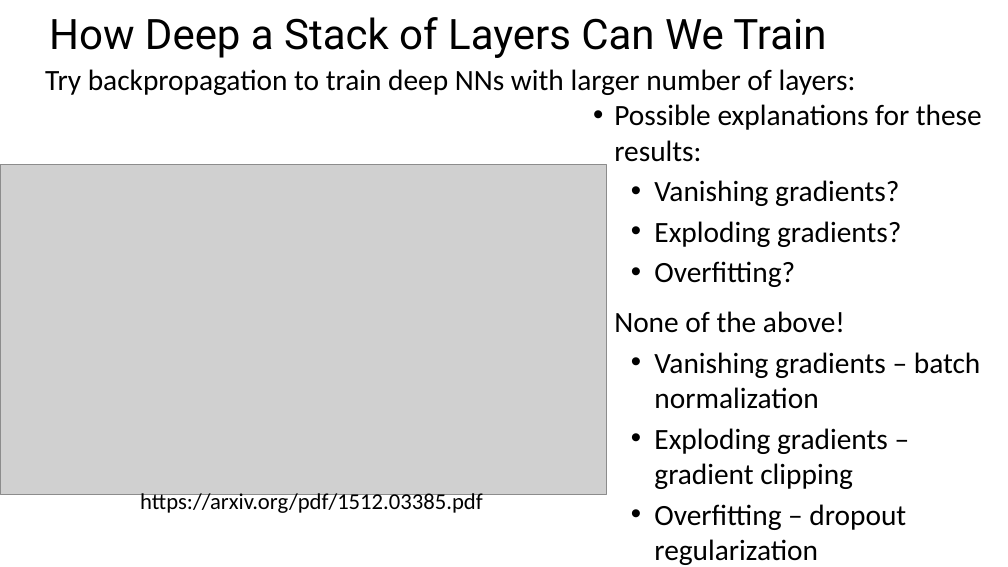
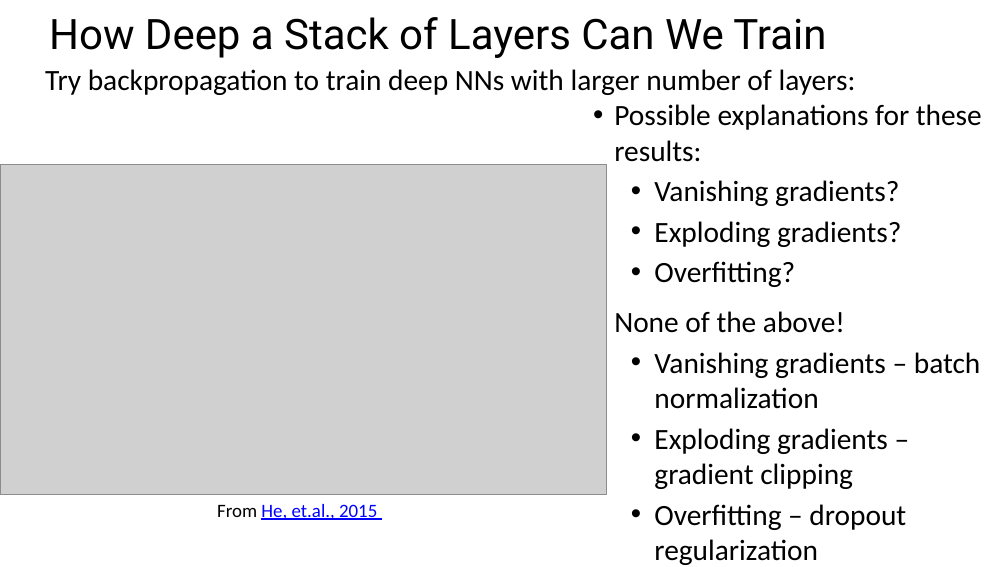
Before and after one commit to StephenElston/CSCI-E25, a slide deck: slide 43 of Slides/6_ConvolutionalNNs.pptx. Drawn at 1008x567 pixels with LibreOffice and Linux fonts; fonts in the diff are those of the drawing; grey boxes stand for pictures; background and template pictures are left out. Boxes give left, top, right and bottom in pixels: in the first picture for what was removed or moved away, otherwise in the second. Text is boxed around its words. In the diff, an @@ line names an element or a change of style, - is before the commit and + after.

Commit message:
Completed SE slides

```diff
--- a/Slides/6_ConvolutionalNNs.pptx
+++ b/Slides/6_ConvolutionalNNs.pptx
@@ text removed at [140,489,483,513] @@
-https://arxiv.org/pdf/1512.03385.pdf
@@ text added at [217,504,377,520], 18 pt, text #0000FF, underline @@
+From He, et.al., 2015
```
Also in this commit, not shown: 9 other slides changed, 2 slides added.
